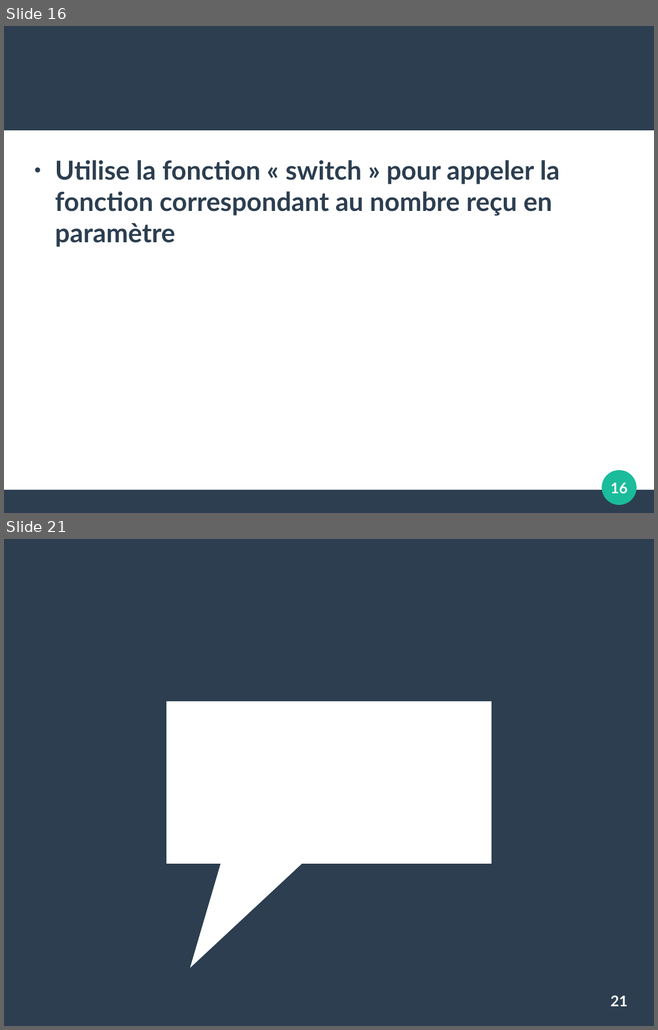
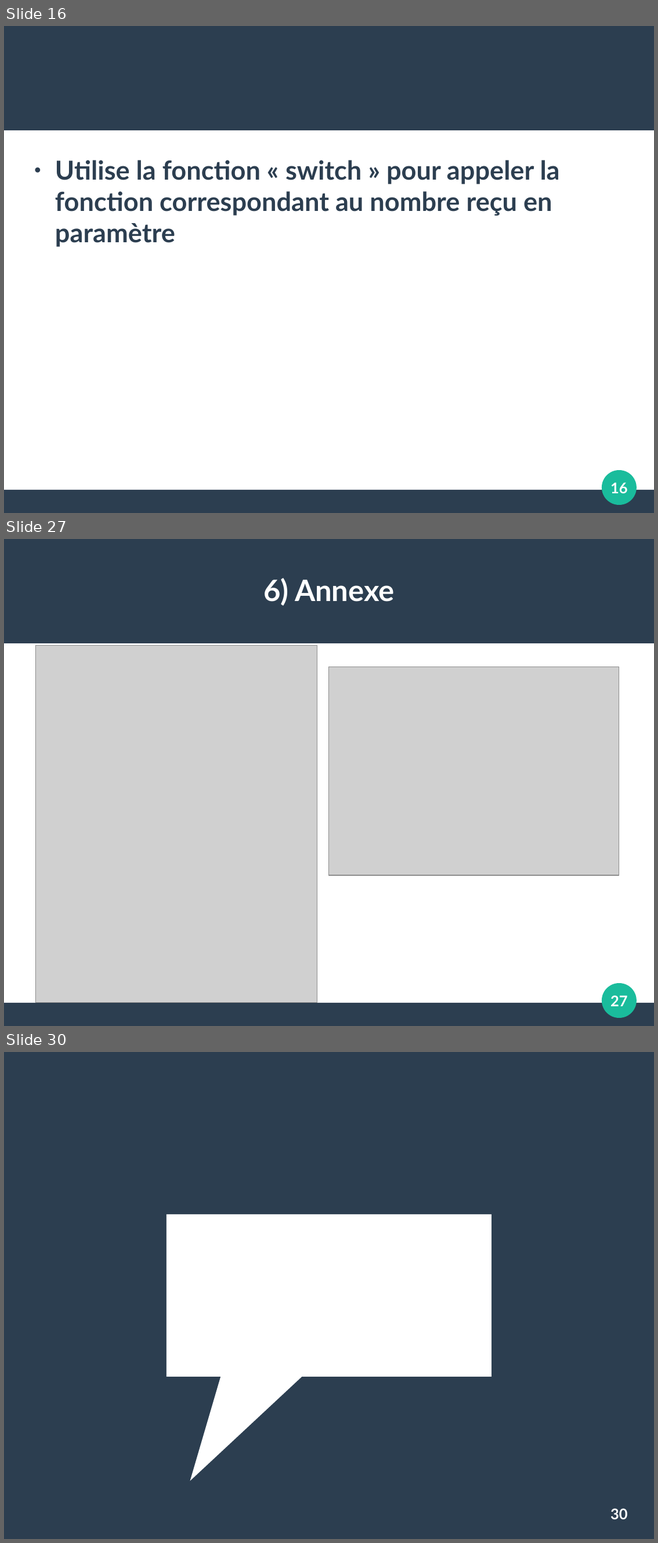
Before and after one commit to chuchodal/bbgeo_remake, a slide deck: projet_disn.odp. Shown one above the other, each under a label of ours: slides 16 and 21 before the commit, slides 16, 27 and 30 after it; the slides between them are not shown. The pictures are 658x1030 and 658x1543 pixels, drawn with LibreOffice and Linux fonts; fonts in the diff are those of the drawing; grey boxes stand for pictures. Boxes give left, top, right and bottom in pixels: in the first picture for what was removed or moved away, otherwise in the second. Text is boxed around its words. In the diff, an @@ line names an element or a change of style, - is before the commit and + after.

```diff
--- a/projet_disn.odp
+++ b/projet_disn.odp
@@ slide 27 added at (4, 539, 654, 1026), background #FFFFFF; not listed: 3 template elements that a slide beside it also shows @@
@@ title added at (263, 578, 394, 606), 36 pt, text #FFFFFF, bold @@
+6) Annexe
@@ picture added at (36, 646, 318, 1004) @@
@@ picture added at (329, 667, 619, 875) @@
@@ page number added at (610, 995, 627, 1006), 18 pt, text #FFFFFF, bold @@
+27
@@ what was slide 21 is now slide 30 @@
@@ page number at (610, 1508, 627, 1519): text changed @@
-21
+30
```
Also in this commit, not shown: 3 slides changed, 10 other slides added, 2 slides removed.
